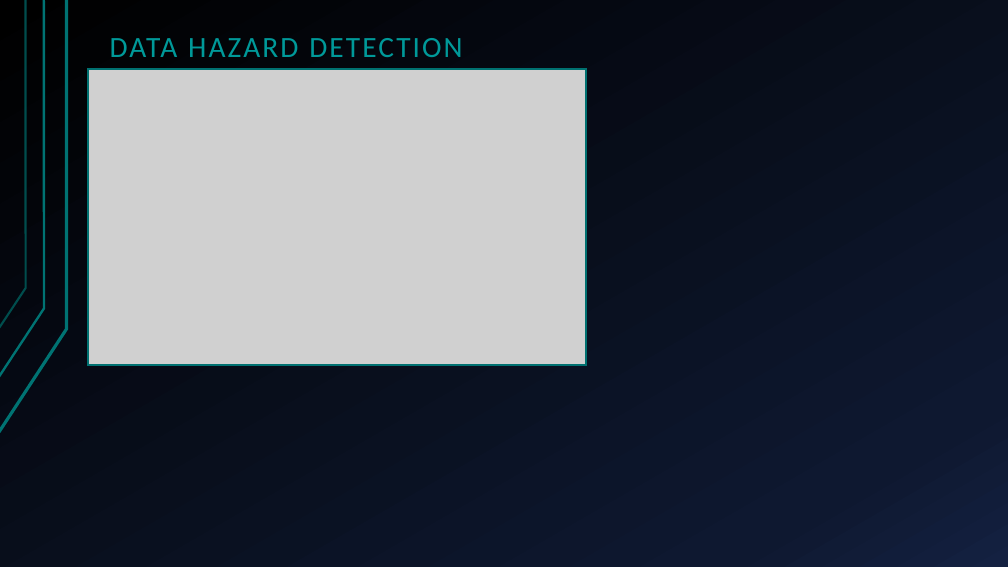
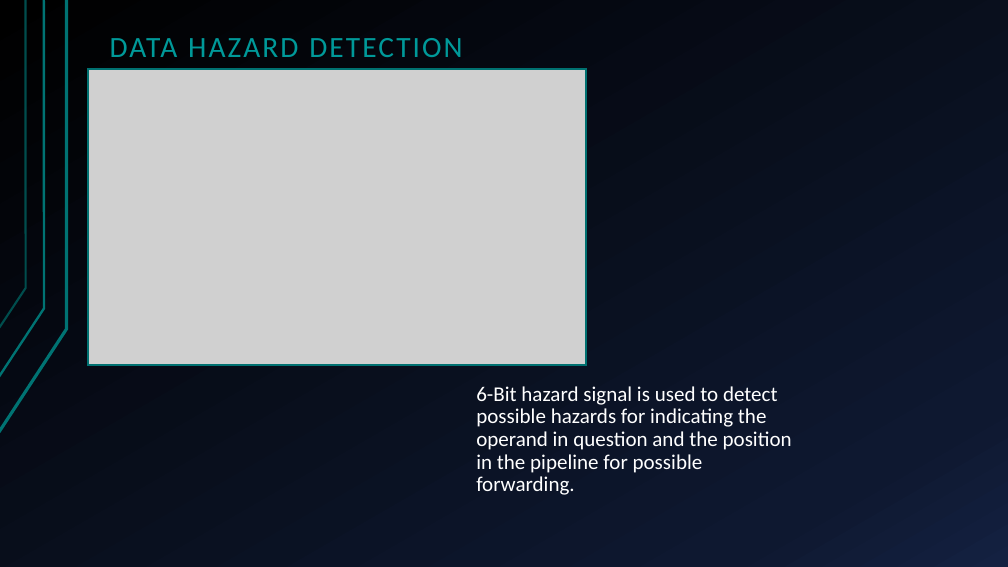
Before and after one commit to HansSanitizer/CENG-450-Project, a slide deck: slide 21 of Documentation/Long-Mann 16-Bit RISC Processor.pptx. Drawn at 1008x567 pixels with LibreOffice and Linux fonts; fonts in the diff are those of the drawing; grey boxes stand for pictures. Boxes give left, top, right and bottom in pixels: in the first picture for what was removed or moved away, otherwise in the second. Text is boxed around its words. In the diff, an @@ line names an element or a change of style, - is before the commit and + after.

Commit message:
Quick edits, hazards and forwarding
Added a brief blurb to the hazards and forwarding slides and deleted the unused slides after the summary.

```diff
--- a/Documentation/Long-Mann 16-Bit RISC Processor.pptx
+++ b/Documentation/Long-Mann 16-Bit RISC Processor.pptx
@@ text added at [476, 386, 792, 495], 20 pt, text #FFFFFF @@
+6-Bit hazard signal is used to detect possible hazards for indicating the operand in question and the position in the pipeline for possible forwarding.
```
Also in this commit, not shown: 2 other slides changed, 5 slides removed.
